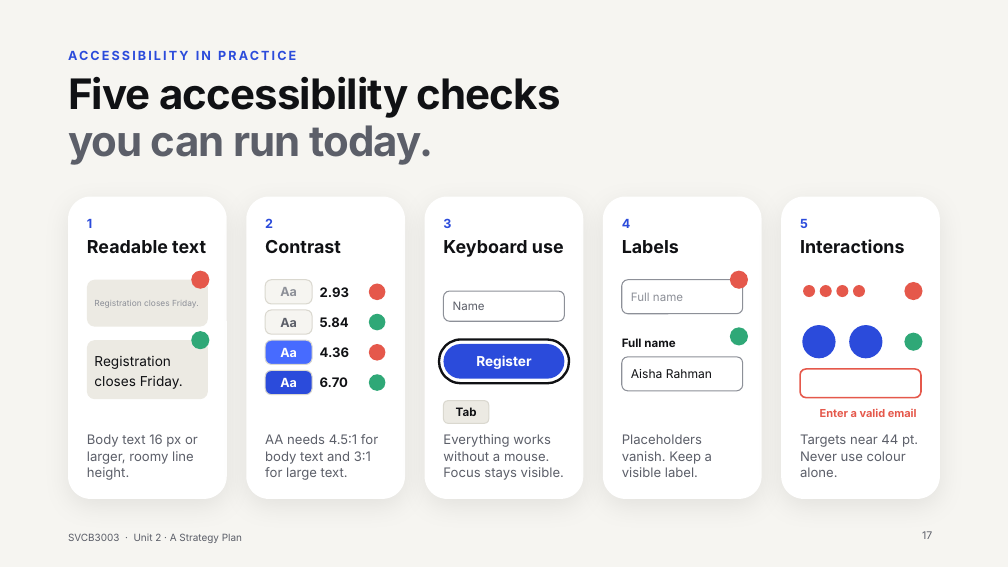
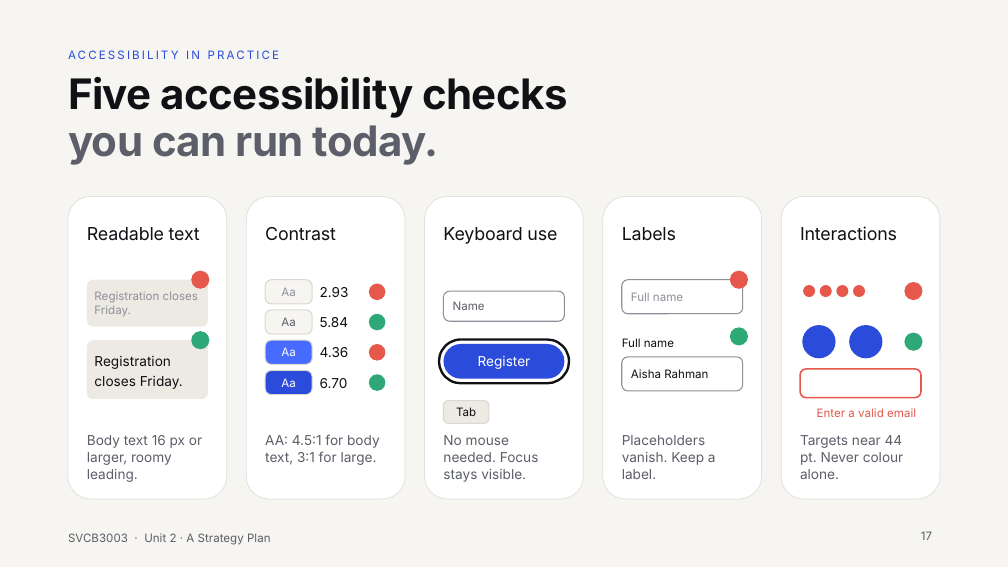
Before and after one commit to Juni233232/Portfolio, a slide deck: slide 17 of ux-ui-presentation/UX-UI-Design-Understanding-the-Experience.pptx. Drawn at 1008x567 pixels with LibreOffice and Linux fonts; fonts in the diff are those of the drawing; background and template pictures are left out. Boxes give left, top, right and bottom in pixels: in the first picture for what was removed or moved away, otherwise in the second. Text is boxed around its words. In the diff, an @@ line names an element or a change of style, - is before the commit and + after.

```diff
--- a/ux-ui-presentation/UX-UI-Design-Understanding-the-Experience.pptx
+++ b/ux-ui-presentation/UX-UI-Design-Understanding-the-Experience.pptx
@@ title "Five accessibility checks" at bbox=[68, 76, 568, 165]: letter spacing -0.8 to -0.5 pt @@
@@ outline none to #E0E0E0 0.75 pt; shadow off in 5 elements at bbox=[68, 197, 227, 499], bbox=[247, 197, 405, 499], bbox=[425, 197, 584, 499], bbox=[603, 197, 761, 499], bbox=[781, 197, 940, 499] @@
@@ text removed at bbox=[87, 219, 92, 228] @@
-1
@@ text removed at bbox=[265, 218, 273, 228] @@
-2
@@ text removed at bbox=[443, 218, 451, 228] @@
-3
@@ text removed at bbox=[622, 219, 631, 228] @@
-4
@@ 5 texts: place and size @@
-5 texts at bbox=[87, 239, 905, 257]
+5 texts at bbox=[87, 226, 897, 244]
@@ letter spacing 0 to -0.2 pt, bold off in 5 elements at bbox=[87, 227, 200, 241], bbox=[265, 227, 336, 241], bbox=[443, 227, 557, 244], bbox=[622, 227, 676, 241], bbox=[800, 226, 897, 241] @@
@@ text removed at bbox=[800, 219, 808, 228] @@
-5
@@ rounded rectangle at bbox=[87, 280, 208, 327]: proportions changed @@
@@ text "Registration closes Friday." at bbox=[94, 291, 198, 316]: size 8 to 11 pt @@
@@ bold off in 3 elements at bbox=[444, 344, 565, 379], bbox=[444, 401, 489, 423], bbox=[622, 338, 674, 347] @@
@@ text "Aisha Rahman" at bbox=[631, 369, 708, 378]: size 11.5 to 11 pt @@
@@ size 12 to 11 pt, bold off in 5 elements at bbox=[186, 50, 280, 59], bbox=[265, 280, 312, 304], bbox=[265, 310, 312, 334], bbox=[265, 340, 312, 364], bbox=[265, 371, 312, 395] @@
@@ size 12.5 to 13 pt, bold off in 4 elements at bbox=[320, 287, 349, 297], bbox=[320, 317, 349, 327], bbox=[320, 347, 349, 357], bbox=[320, 378, 348, 388] @@
@@ text "Enter a valid email" at bbox=[817, 408, 916, 417]: size 10.5 to 11 pt, bold off @@
@@ text at bbox=[87, 435, 202, 482]: text changed; size 12.5 to 13 pt @@
-Body text 16 px or larger, roomy line height.
+Body text 16 px or larger, roomy leading.
@@ text at bbox=[265, 434, 380, 465]: text changed; size 12.5 to 13 pt @@
-AA needs 4.5:1 for body text and 3:1 for large text.
+AA: 4.5:1 for body text, 3:1 for large.
@@ text at bbox=[443, 435, 539, 482]: text changed; size 12.5 to 13 pt @@
-Everything works without a mouse. Focus stays visible.
+No mouse needed. Focus stays visible.
@@ text at bbox=[622, 435, 716, 479]: text changed; size 12.5 to 13 pt @@
-Placeholders vanish. Keep a visible label.
+Placeholders vanish. Keep a label.
@@ text at bbox=[800, 435, 904, 479]: text changed; size 12.5 to 13 pt @@
-Targets near 44 pt. Never use colour alone.
+Targets near 44 pt. Never colour alone.
@@ text "SVCB3003 · Unit 2 · ..." at bbox=[68, 533, 271, 545]: size 9.5 to 11 pt @@
@@ page number at bbox=[921, 531, 932, 540]: size 10 to 11 pt @@
```
Also in this commit, not shown: 49 other slides changed, 19 other files.
